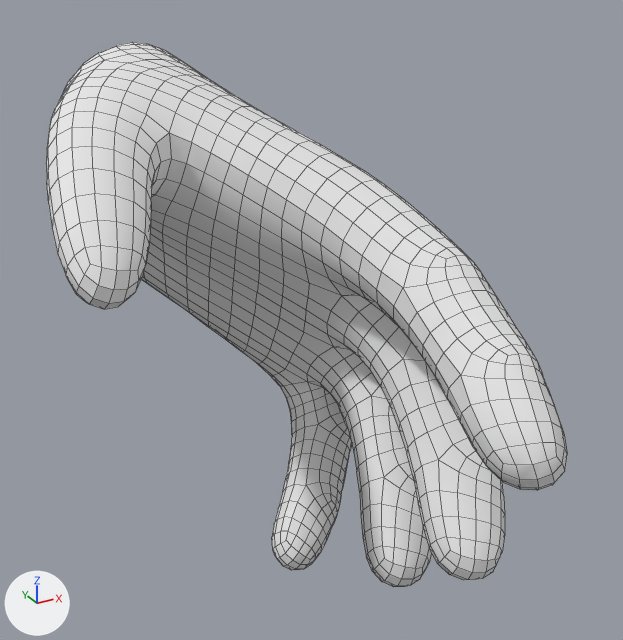
The Blender file SS5R-Source/Assets/Models.blend as it was, and as the next commit left it.
Camera for both pictures: a camera (50 mm lens) standing at (-0.0635, -0.107, 0.061) and looking at (0.0381, 0.0779, -0.0315). Every picture has the same lights, and +X, +Y and +Z are marked at lower left. Mesh edges are drawn as thin lines.

The first picture shows 'Hand'.
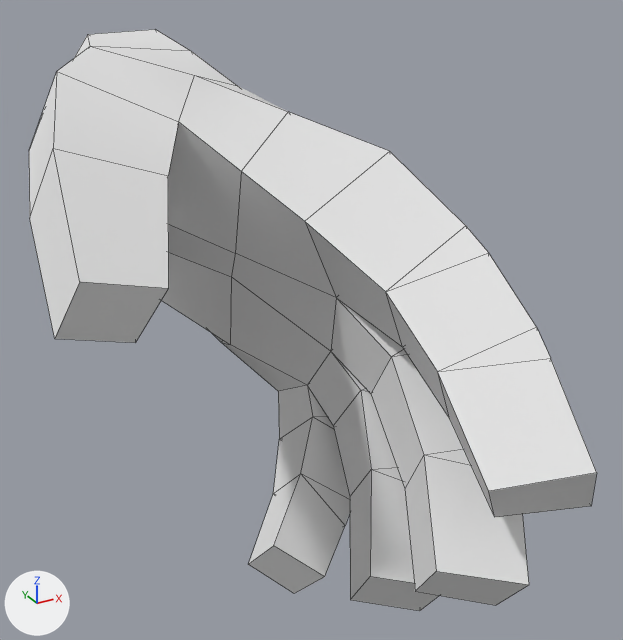
Edits to the bpy script that builds the scene:
```text
Change ob_hand:
    remove _m = ob_hand.modifiers.new('Subsurf', 'SUBSURF')
    remove _m.levels = 0
    where _m = ob_hand.modifiers.new('EdgeSplit', 'EDGE_SPLIT')
    _m.split_angle: 0.375 -> 0.368
```

Changed parts and their boxes [x1, y1, x2, y2] in the pictures (623 x 640 px):
'Hand', modifiers changed (9% wider, 7% taller): before [46, 42, 567, 587]; after [29, 29, 597, 611]
